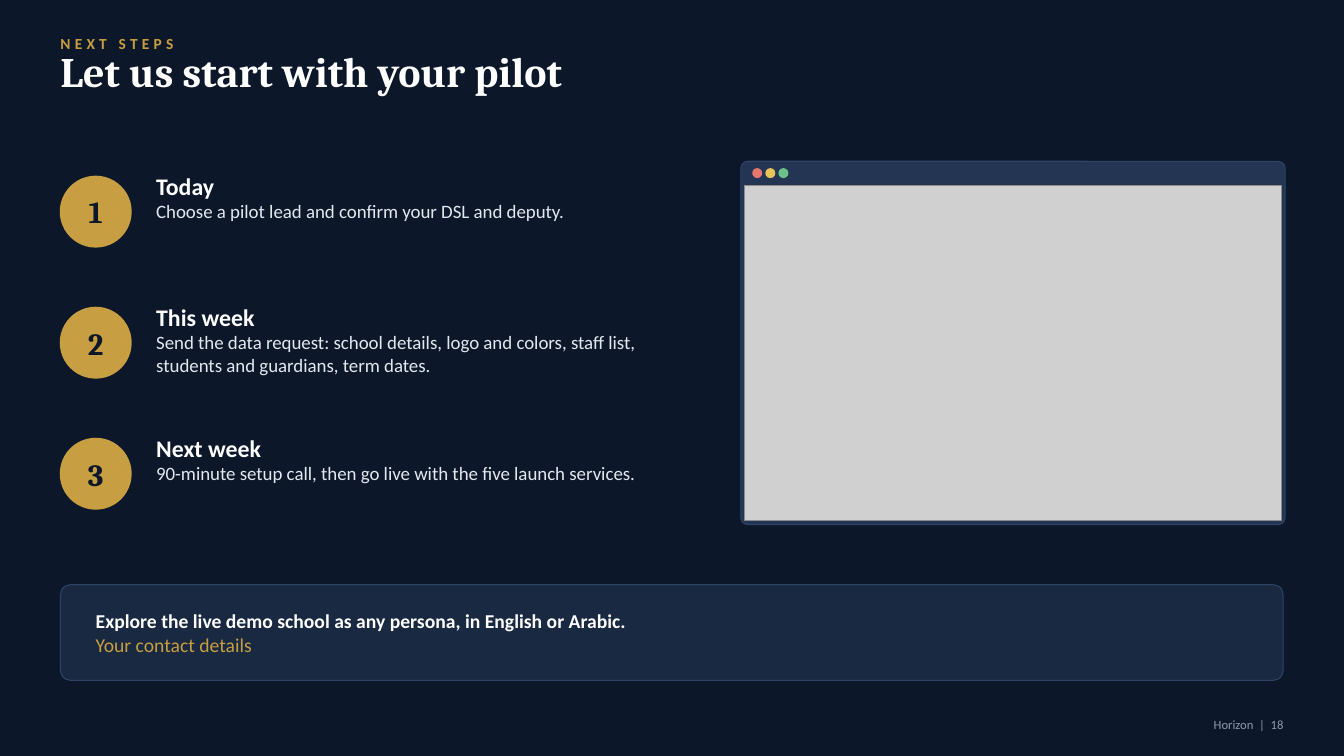
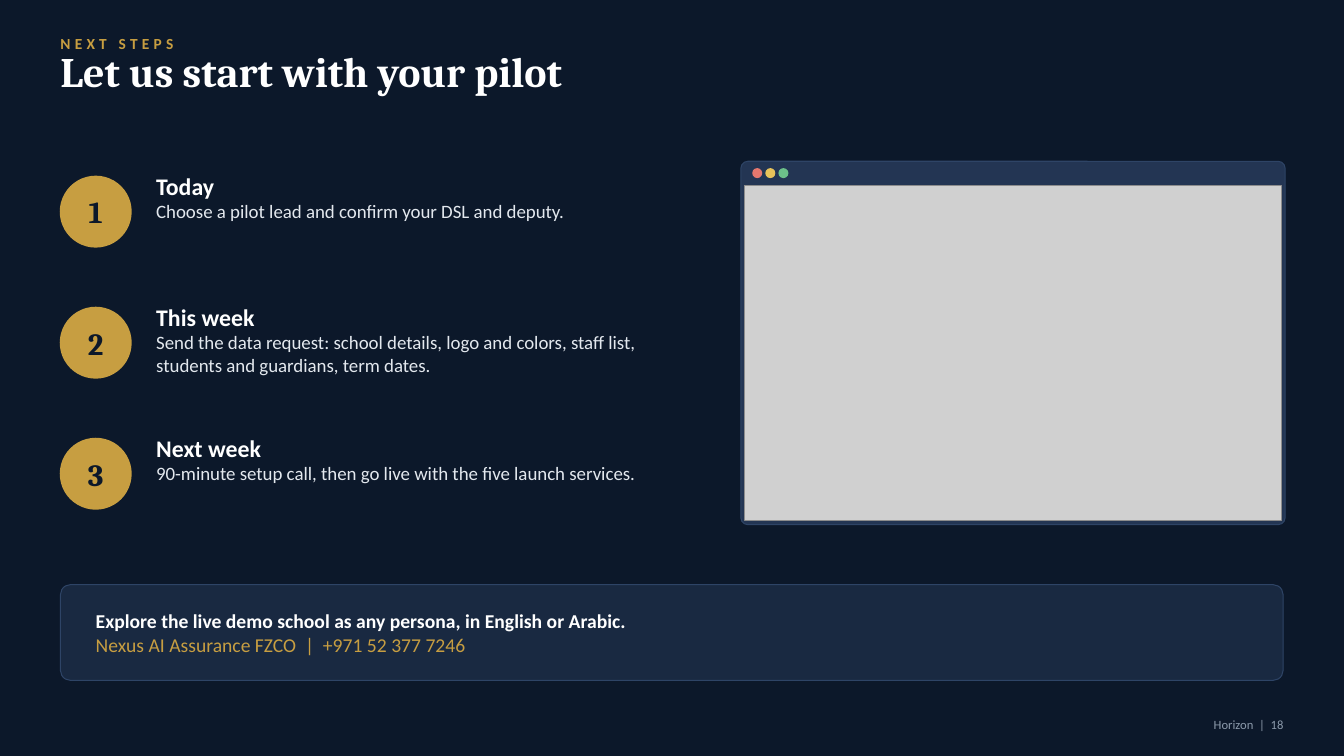
Before and after one commit to jzaky/School, a slide deck: slide 18 of docs/sales/Horizon-Pitch-Deck.pptx. Drawn at 1344x756 pixels with LibreOffice and Linux fonts; fonts in the diff are those of the drawing; grey boxes stand for pictures. Boxes give left, top, right and bottom in pixels: in the first picture for what was removed or moved away, otherwise in the second. Text is boxed around its words. In the diff, an @@ line names an element or a change of style, - is before the commit and + after.

```diff
--- a/docs/sales/Horizon-Pitch-Deck.pptx
+++ b/docs/sales/Horizon-Pitch-Deck.pptx
@@ text at bbox=[96, 639, 466, 652]: text changed @@
-Your contact details
+Nexus AI Assurance FZCO | +971 52 377 7246
```
Also in this commit, not shown: 3 other files.
